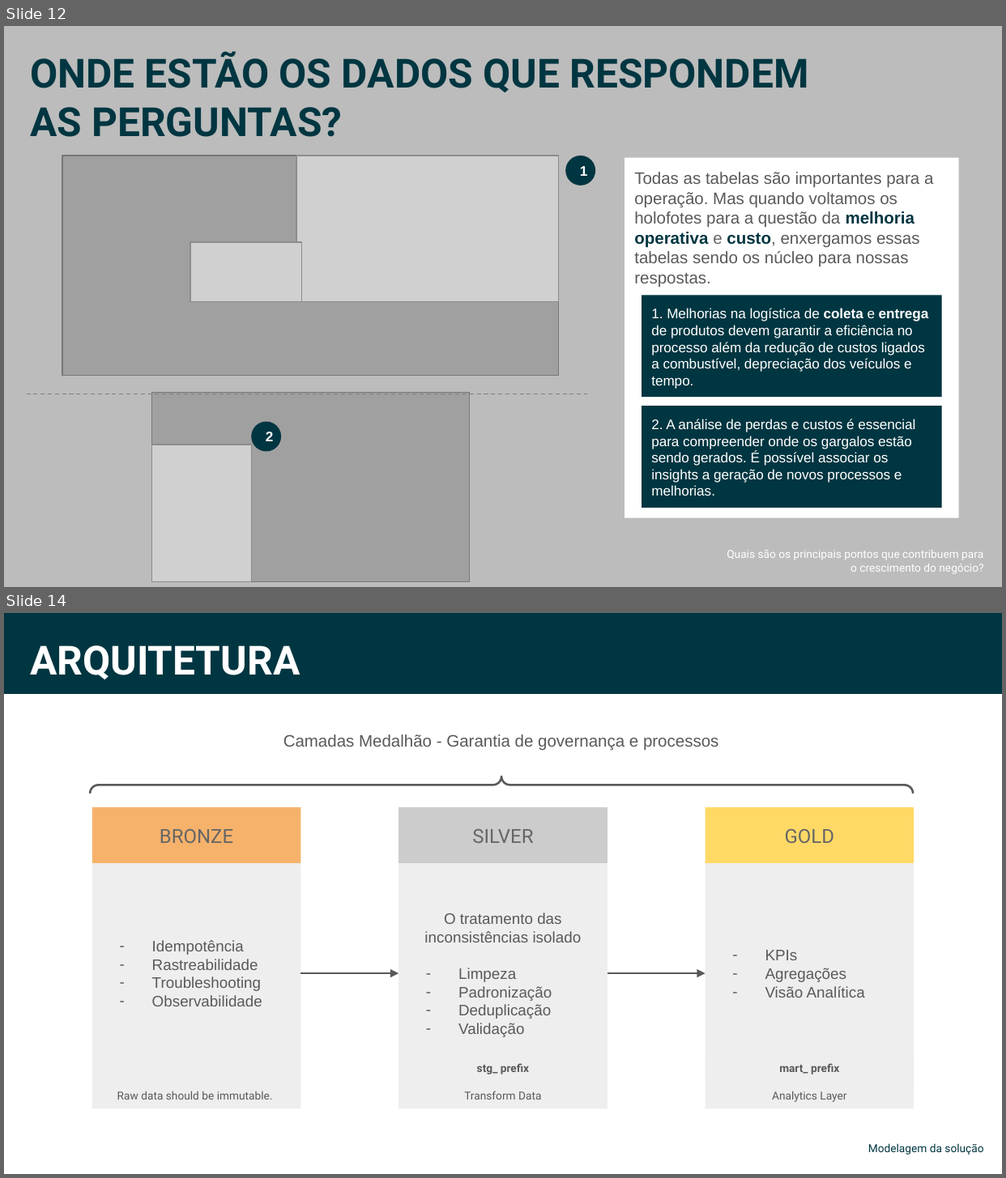
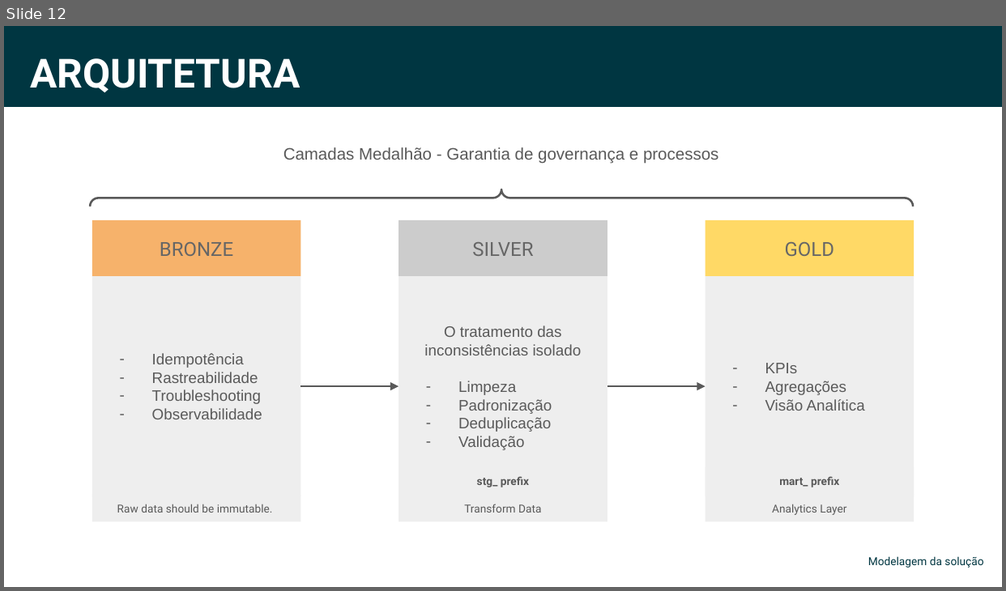
Before and after one commit to ebbonfimm/case_sicoob_coopllactia, a slide deck: Case Sicoob - Eduardo Bonfim.pptx. Shown one above the other, each under a label of ours: slides 12 and 14 before the commit, slide 12 after it; the slides between them are not shown. The pictures are 1006x1178 and 1006x591 pixels, drawn with LibreOffice and Linux fonts; fonts in the diff are those of the drawing; grey boxes stand for pictures. Boxes give left, top, right and bottom in pixels: in the first picture for what was removed or moved away, otherwise in the second. Text is boxed around its words. In the diff, an @@ line names an element or a change of style, - is before the commit and + after.

```diff
--- a/Case Sicoob - Eduardo Bonfim.pptx
+++ b/Case Sicoob - Eduardo Bonfim.pptx
@@ slide 12 removed at [4, 26, 1002, 587], background #FFFFFF @@
@@ rectangle removed at [4, 26, 1002, 587] @@
@@ text removed at [30, 51, 809, 137] @@
-ONDE ESTÃO OS DADOS QUE RESPONDEM AS PERGUNTAS?
@@ picture removed at [63, 156, 559, 376] @@
@@ picture removed at [296, 156, 559, 302] @@
@@ ellipse removed at [566, 156, 596, 186] @@
-1
@@ rectangle removed at [624, 158, 959, 518] @@
-Todas as tabelas são importantes para a operação. Mas quando voltamos os holofotes para a questão da melhoria operativa e custo, enxergamos essas tabelas sendo os núcleo para nossas respostas.
@@ picture removed at [190, 242, 302, 302] @@
@@ rectangle removed at [641, 296, 942, 397] @@
-1. Melhorias na logística de coleta e entrega de produtos devem garantir a eficiência no processo além da redução de custos ligados a combustível, depreciação dos veículos e tempo.
@@ line removed from (26, 395) to (588, 395) @@
@@ picture removed at [151, 392, 470, 582] @@
@@ rectangle removed at [641, 406, 942, 508] @@
-2. A análise de perdas e custos é essencial para compreender onde os gargalos estão sendo gerados. É possível associar os insights a geração de novos processos e melhorias.
@@ ellipse removed at [252, 422, 281, 452] @@
-2
@@ picture removed at [151, 445, 252, 582] @@
@@ text removed at [727, 550, 983, 574] @@
-Quais são os principais pontos que contribuem para o crescimento do negócio?
@@ what was slide 14 is now slide 12 @@
```
Also in this commit, not shown: 5 slides changed, 2 slides added, 4 other slides removed.
